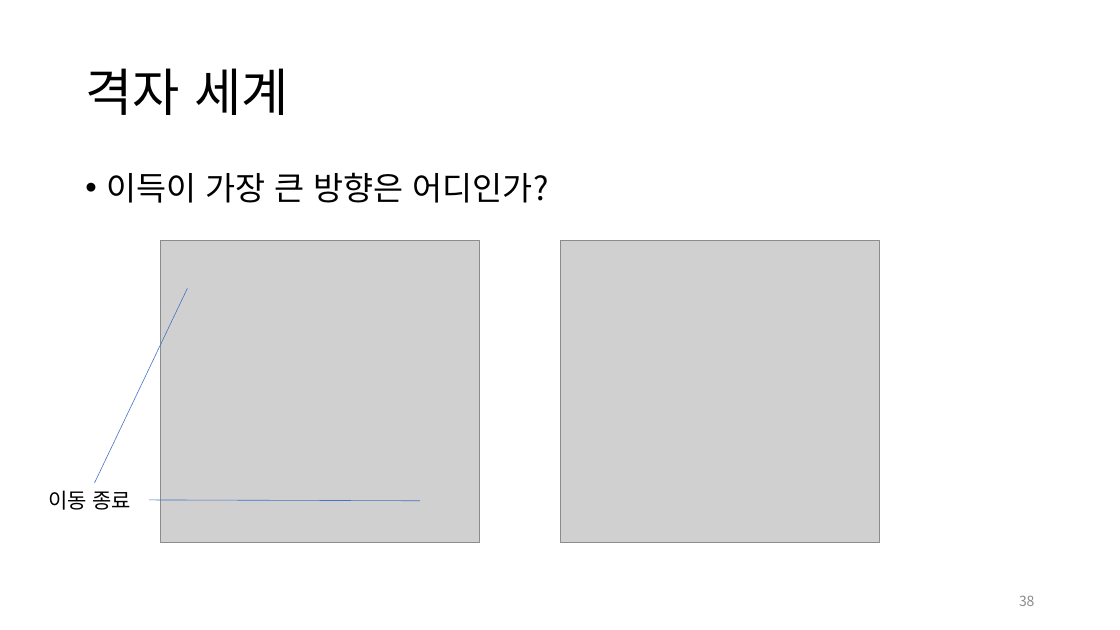
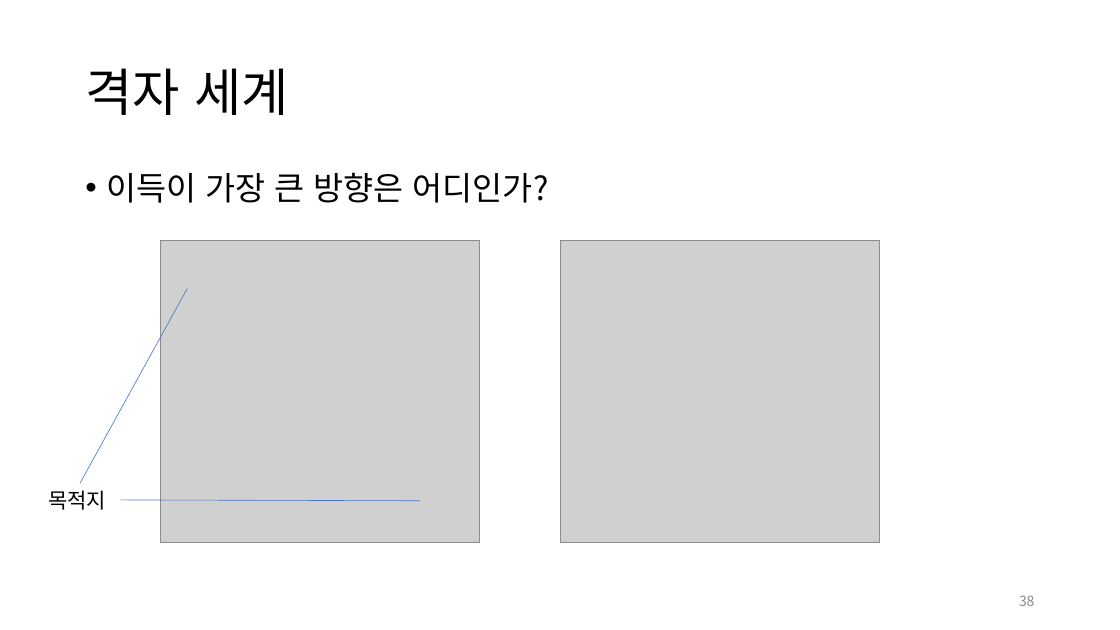
Before and after one commit to ggorr/MachineLearning, a slide deck: slide 38 of 인공 지능과 데이터 사이언스.pptx. Drawn at 1120x630 pixels with LibreOffice and Linux fonts; fonts in the diff are those of the drawing; grey boxes stand for pictures. Boxes give left, top, right and bottom in pixels: in the first picture for what was removed or moved away, otherwise in the second. Text is boxed around its words. In the diff, an @@ line names an element or a change of style, - is before the commit and + after.

```diff
--- a/인공 지능과 데이터 사이언스.pptx
+++ b/인공 지능과 데이터 사이언스.pptx
@@ line moved from (94, 483) - (187, 288) to (80, 483) - (187, 288) @@
@@ text at bbox=[48, 490, 106, 510]: text changed @@
-이동 종료
+목적지
@@ line moved from (150, 500) - (420, 501) to (120, 500) - (420, 501) @@
```
Also in this commit, not shown: 6 other slides changed, 1 slide added, 1 slide removed.
